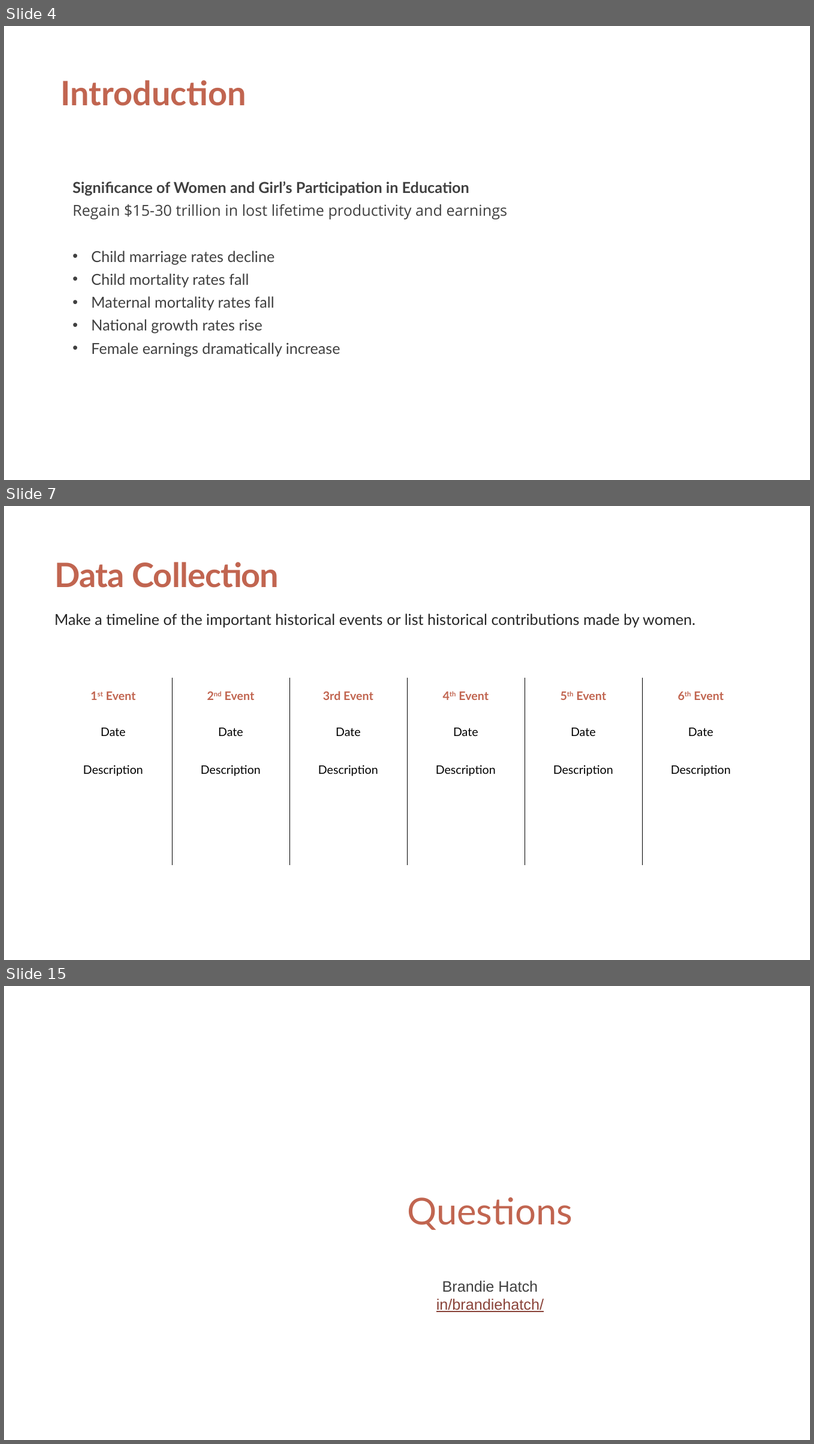
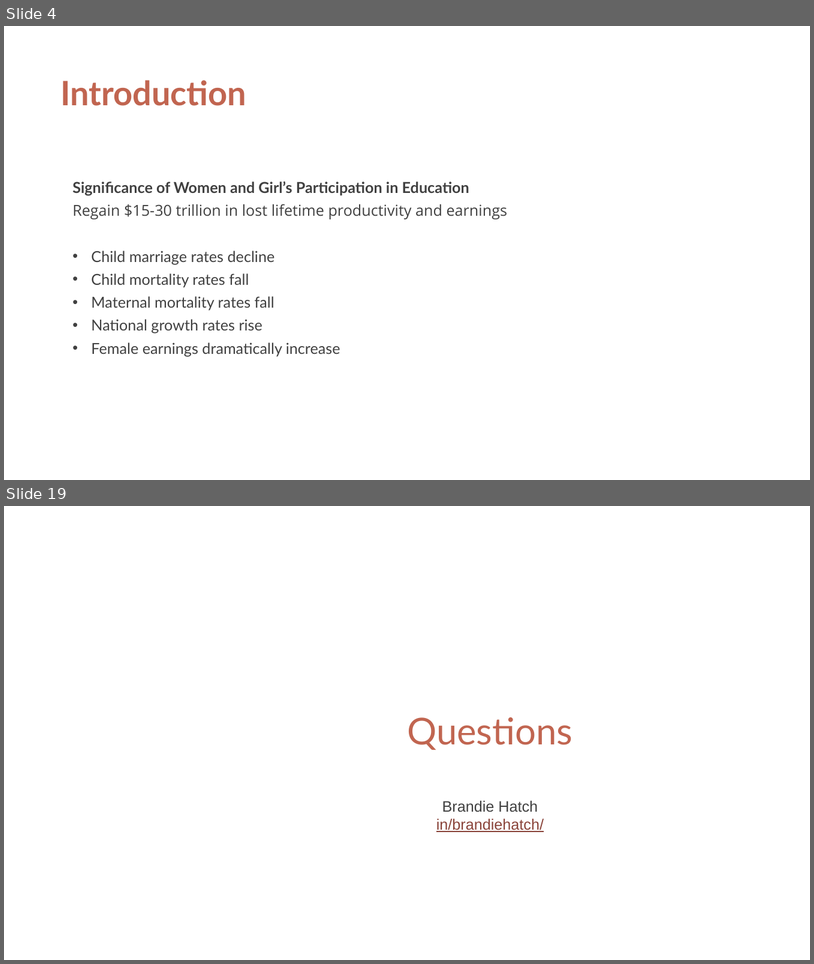
Before and after one commit to brandiehatch/capstone, a slide deck: capstone.pptx. Shown one above the other, each under a label of ours: slides 4, 7 and 15 before the commit, slides 4 and 19 after it; the slides between them are not shown. The pictures are 814x1444 and 814x964 pixels, drawn with LibreOffice and Linux fonts; fonts in the diff are those of the drawing; background and template pictures are left out. Boxes give left, top, right and bottom in pixels: in the first picture for what was removed or moved away, otherwise in the second. Text is boxed around its words. In the diff, an @@ line names an element or a change of style, - is before the commit and + after.

```diff
--- a/capstone.pptx
+++ b/capstone.pptx
@@ slide 7 removed at (x1=4, y1=506, x2=810, y2=960), background #FFFFFF @@
@@ title removed at (x1=54, y1=562, x2=279, y2=588) @@
-Data Collection
@@ text removed at (x1=54, y1=613, x2=696, y2=627) @@
-Make a timeline of the important historical events or list historical contributions made by women.
@@ table removed at (x1=54, y1=677, x2=758, y2=865), 3 rows, 6 columns @@
-1st Event | 2nd Event | 3rd Event | 4th Event | 5th Event | 6th Event
-Date | Date | Date | Date | Date | Date
-Description | Description | Description | Description | Description | Description
@@ what was slide 15 is now slide 19 @@
```
Also in this commit, not shown: 3 slides changed, 10 slides added, 5 other slides removed, 12 other files.
